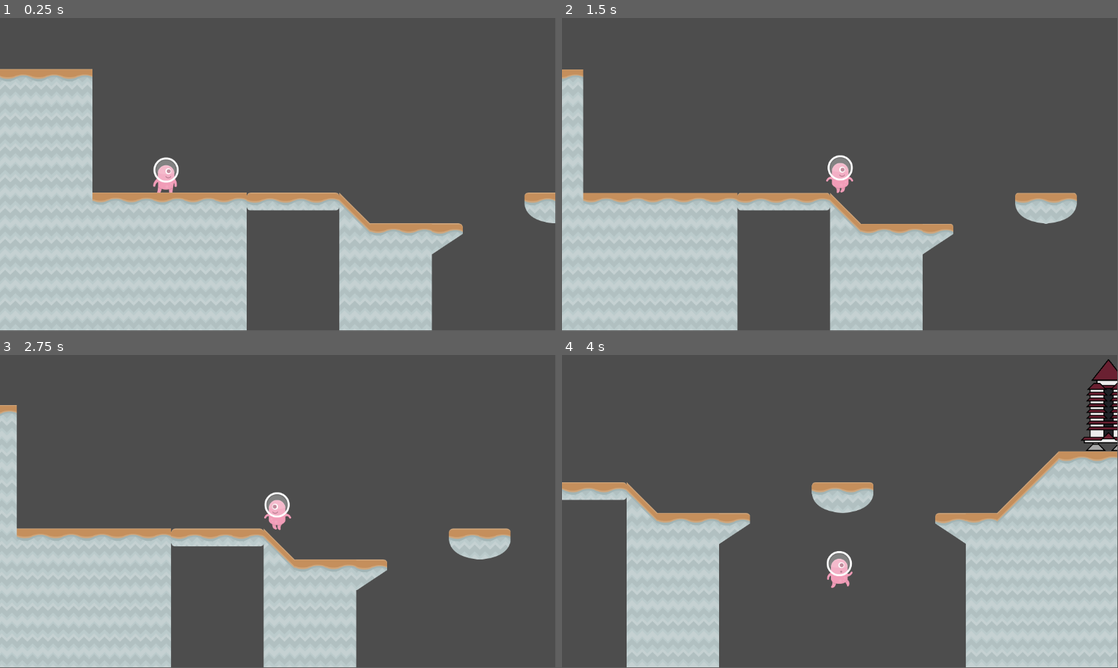
Above: before the commit, frames 1-4 (two rows, left to right).
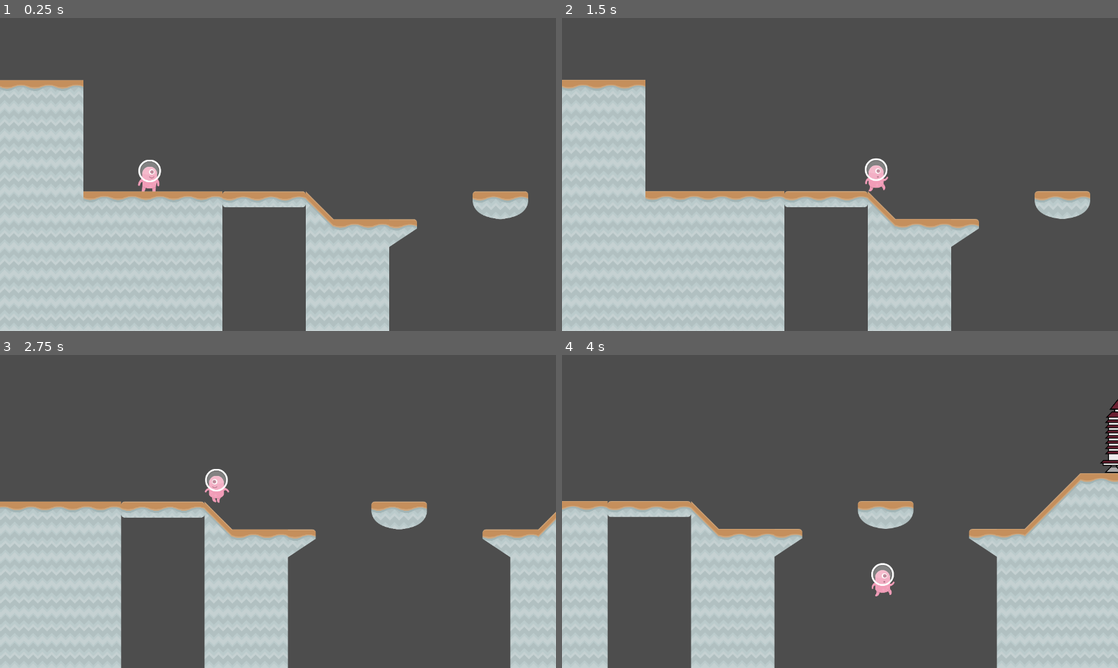
Above: after the commit, the same moments.

Repository: ferupk/CSUI-GD-tutorial-4
Game: Godot game, scene res://scenes/Level1.tscn
Same seed, same stepped clock (60 frames per second), same inputs: the game is played once before the commit and once after it.
Inputs:
- Up to frame 1 (0.25 s): no input
- Up to frame 2 (1.5 s): tap Enter at 0.5 s; hold Right (right) from 0.53 s (still down); tap Space (jump) at 0.77 s
- Up to frame 3 (2.75 s): tap Space (jump) at 1.52 s; release Right (right) at 2.03 s; hold A (left) from 2.03 s (still down)
- Up to frame 4 (4 s): release A (left) at 2.78 s; hold Right (right) from 2.78 s (still down); tap Space (jump) at 3.02, 3.77 s
In our replay, the window is 799x449 before the commit and 800x450 after it. These sizes can differ from the game's own. Grey fills any space a smaller window leaves; there, only what the larger window draws over its background counts as a difference.

The runs differ from the first frame. In frame 1, 12% of the frame differs, in the area x 0-100%, y 16-100%; in frame 2, 16%; in frame 3, 24%; in frame 4, 26%, in the area x 0-100%, y 1-100%.

Commit message:
More camera tweaks

Diff:
--- a/project.godot
+++ b/project.godot
@@ -14,6 +14,11 @@
 run/main_scene="res://scenes/Level1.tscn"
 config/features=PackedStringArray("4.3")
 config/icon="res://icon.png"
+
+[display]
+
+window/size/viewport_width=1280
+window/size/viewport_height=720
 
 [input]
 
--- a/scenes/Player.tscn
+++ b/scenes/Player.tscn
@@ -1,7 +1,8 @@
-[gd_scene load_steps=8 format=3 uid="uid://bc2fujtl13g10"]
+[gd_scene load_steps=9 format=3 uid="uid://bc2fujtl13g10"]
 
 [ext_resource type="Script" path="res://scenes/player.gd" id="1_xsgpf"]
 [ext_resource type="Texture2D" uid="uid://dhsqj8dybb7fq" path="res://assets/kenney_platformerpack/Spritesheets/spritesheet_alien.png" id="2"]
+[ext_resource type="Script" path="res://scenes/PlayerCamera.gd" id="3_u8esg"]
 
 [sub_resource type="RectangleShape2D" id="1"]
 size = Vector2(52.924, 76.884)
@@ -48,7 +49,7 @@
 tracks/0/interp = 1
 tracks/0/loop_wrap = true
 tracks/0/keys = {
-"times": PackedFloat32Array(0, 0.2),
+"times": PackedFloat32Array(0.0333333, 0.2),
 "transitions": PackedFloat32Array(1, 1),
 "update": 1,
 "values": [0, 1]
@@ -72,7 +73,6 @@
 scale = Vector2(0.5, 0.5)
 texture = ExtResource("2")
 hframes = 4
-frame = 2
 
 [node name="Animator" type="AnimationPlayer" parent="."]
 libraries = {
@@ -80,5 +80,17 @@
 }
 
 [node name="Camera2D" type="Camera2D" parent="."]
+process_callback = 0
 limit_left = 0
 limit_bottom = 512
+position_smoothing_enabled = true
+position_smoothing_speed = 3.0
+drag_horizontal_enabled = true
+drag_vertical_enabled = true
+drag_left_margin = 0.05
+drag_top_margin = 0.25
+drag_right_margin = 0.05
+drag_bottom_margin = 0.0
+editor_draw_limits = true
+editor_draw_drag_margin = true
+script = ExtResource("3_u8esg")
--- /dev/null
+++ b/scenes/PlayerCamera.gd
@@ -0,0 +1,24 @@
+extends Camera2D
+
+const LOOK_AHEAD_FACTOR = 0.08
+const SHIFT_TRANS = Tween.TRANS_SINE
+const SHIFT_EASE = Tween.EASE_OUT
+const SHIFT_DURATION = 1.0
+
+var facing = 0
+@onready var prev_camera_pos = get_screen_center_position()
+@onready var tween: Tween
+
+# Called every frame. 'delta' is the elapsed time since the previous frame.
+func _process(delta: float) -> void:
+	_check_facing()
+	prev_camera_pos = get_screen_center_position()
+
+func _check_facing():
+	var new_facing = sign(get_screen_center_position().x - prev_camera_pos.x)
+	if new_facing != 0 && facing != new_facing:
+		facing = new_facing
+		var target_offset = get_viewport_rect().size.x * LOOK_AHEAD_FACTOR * facing
+
+		tween = create_tween()
+		tween.tween_property(self, "position:x", target_offset, SHIFT_DURATION).set_trans(SHIFT_TRANS).set_ease(SHIFT_EASE)
